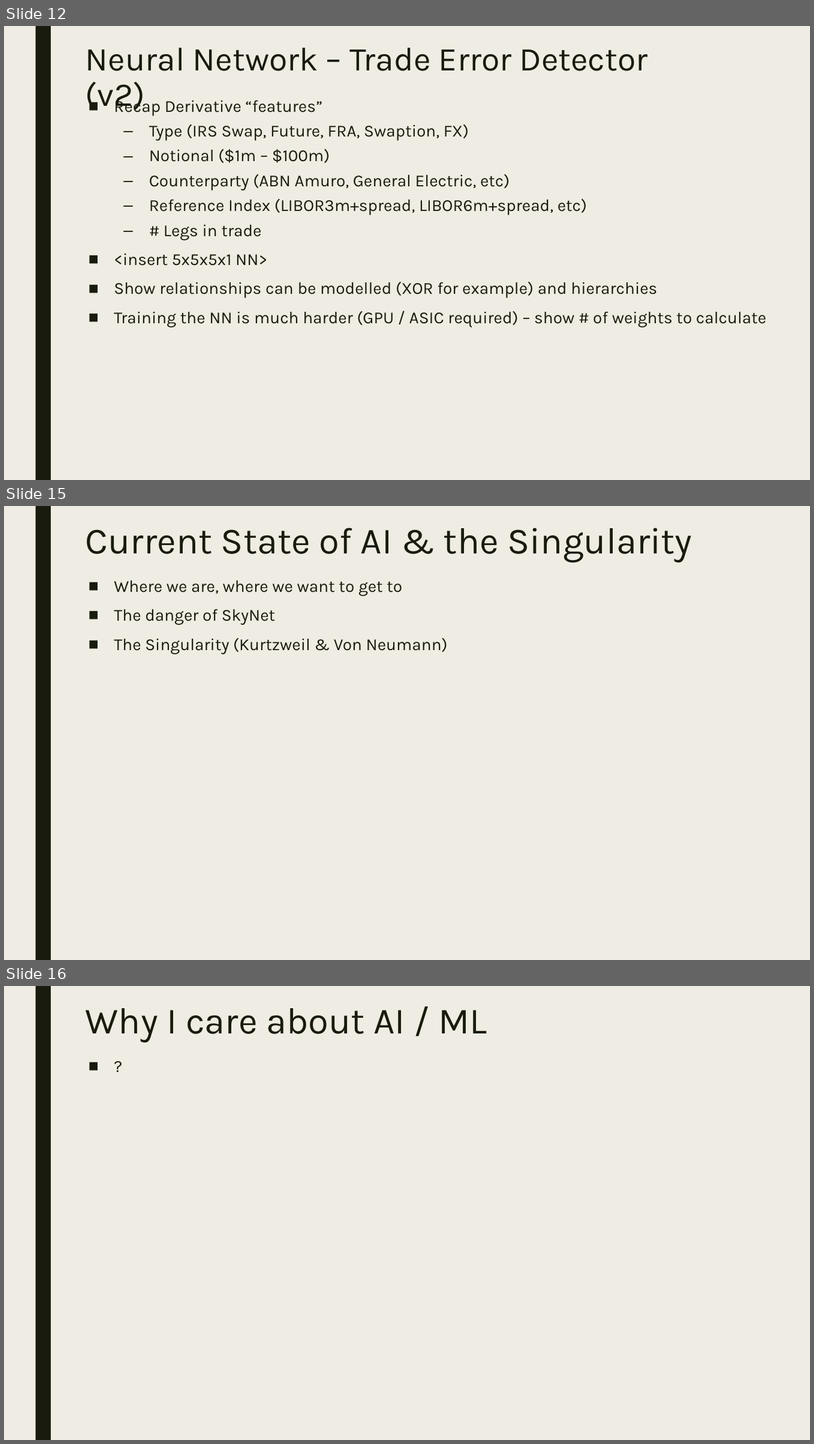
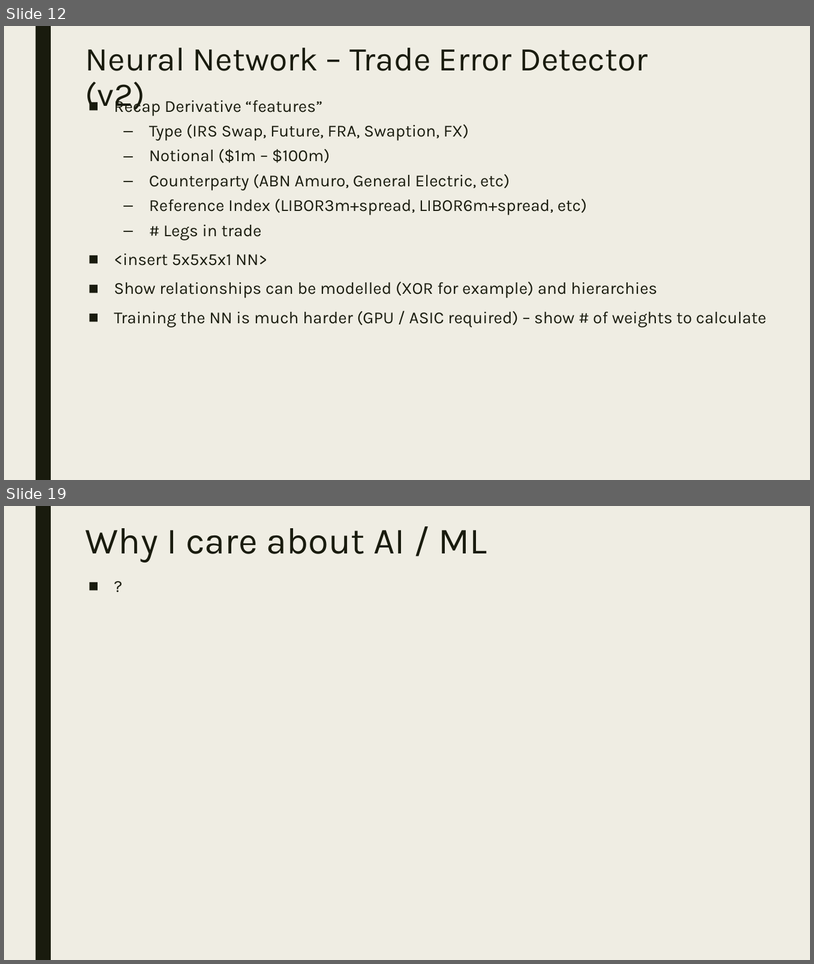
Before and after one commit to dougfoo/machineLearning, a slide deck: talks/MachineLearning101.pptx. Shown one above the other, each under a label of ours: slides 12, 15 and 16 before the commit, slides 12 and 19 after it; the slides between them are not shown. The pictures are 814x1444 and 814x964 pixels, drawn with LibreOffice and Linux fonts; fonts in the diff are those of the drawing. Boxes give left, top, right and bottom in pixels: in the first picture for what was removed or moved away, otherwise in the second. Text is boxed around its words. In the diff, an @@ line names an element or a change of style, - is before the commit and + after.

Commit message:
states

```diff
--- a/talks/MachineLearning101.pptx
+++ b/talks/MachineLearning101.pptx
@@ slide 15 removed at [4,506,810,960], background #EFEDE3; not listed: 1 template element that a slide beside it also shows @@
@@ title removed at [86,528,692,562] @@
-Current State of AI & the Singularity
@@ text removed at [114,580,448,654] @@
-■ Where we are, where we want to get to
-■ The danger of SkyNet
-■ The Singularity (Kurtzweil & Von Neumann)
@@ what was slide 16 is now slide 19 @@
```
Also in this commit, not shown: 3 slides changed, 4 slides added.
